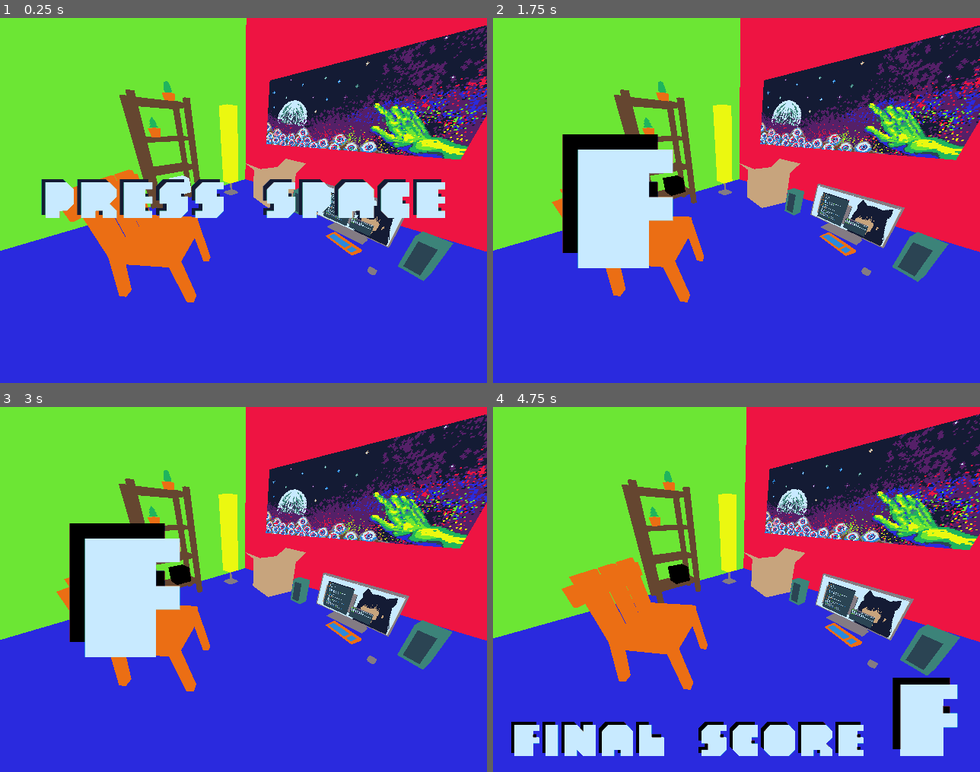
Above: before the commit, frames 1-4 (two rows, left to right).
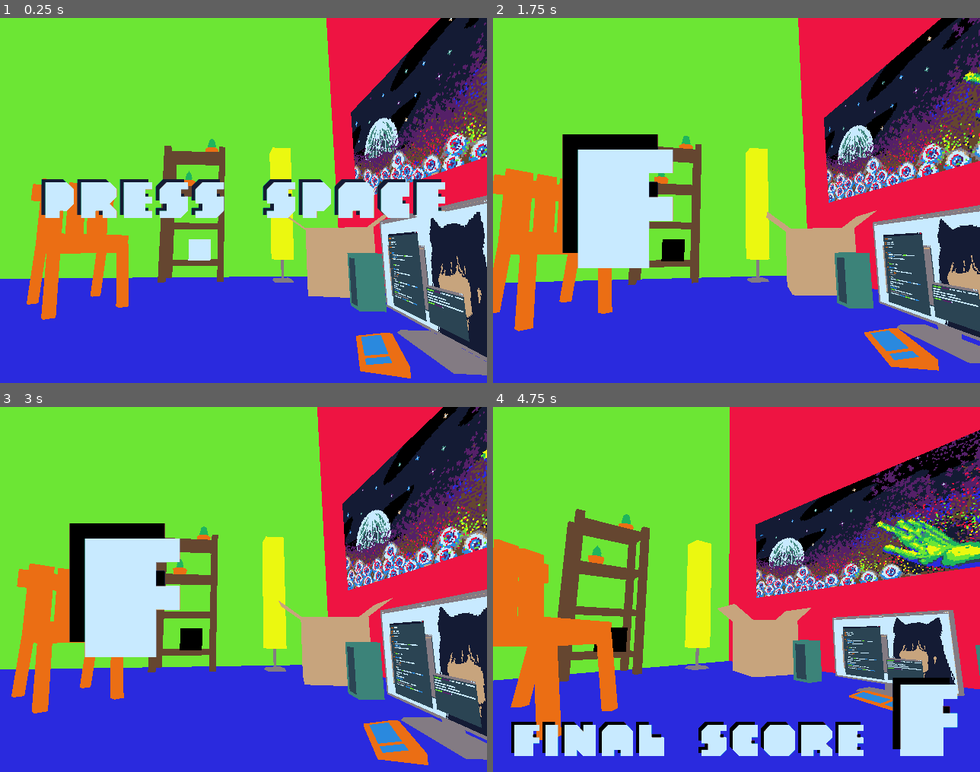
Above: after the commit, the same moments.

Repository: eliseSchultz/rhythm-cube
Game: Godot game, scene res://scenes/Global.tscn
Same seed, same stepped clock (60 frames per second), same inputs: the game is played once before the commit and once after it. Sound files missing from this copy of the repository are replaced by a short silence.
Inputs (mouse positions are in pixels of both pictures, inside the frame that each line leads up to):
- Up to frame 1 (0.25 s): no input
- Up to frame 2 (1.75 s): tap Space at 0.5 s; move the mouse to (843, 182) at 0.52 s; hold Right (RIGHT_HIT) 0.53-1.28 s; tap Enter (ui_accept) at 0.6, 0.77, 1.07, 1.35, 1.52 s; click (843, 182) at 0.67 s; move the mouse to (639, 218) at 1.27 s; hold Left (LEFT_HIT) from 1.28 s (still down)
- Up to frame 3 (3 s): tap Enter (ui_accept) at 1.82, 2.1, 2.75, 2.85 s; move the mouse to (292, 509) at 2.02 s; release Left (LEFT_HIT) at 2.03 s; hold Right (RIGHT_HIT) from 2.03 s (still down); move the mouse to (219, 662) at 2.77 s; click (219, 662) at 2.92 s
- Up to frame 4 (4.75 s): tap Enter (ui_accept) at 3.02, 3.32, 3.6, 3.77, 4.07, 4.35, 4.52 s; move the mouse to (882, 644) at 3.52 s; release Right (RIGHT_HIT) at 3.53 s; hold Left (LEFT_HIT) from 3.53 s (still down); move the mouse to (590, 534) at 4.27 s

The runs differ from the first frame. In frame 1, 45% of the frame differs, in the area x 0-100%, y 0-99%; in frame 2, 45%; in frame 3, 45%; in frame 4, 48%, in the area x 0-100%, y 0-92%.

Commit message:
camera changes

Diff:
--- a/scenes/Global.tscn
+++ b/scenes/Global.tscn
@@ -24,6 +24,9 @@
 
 [node name="MainMenu" parent="Viewport" instance=ExtResource( 4 )]
 
+[node name="Camera" parent="Viewport/MainMenu/MainMenuVP" index="1"]
+transform = Transform( 0.0691297, 0.16388, 0.984055, 7.1806e-09, 0.986415, -0.164273, -0.997608, 0.0113561, 0.0681905, -1.99891, 1.33994, -3.71332 )
+
 [node name="MainMenuVP" parent="Viewport/MainMenu" instance=ExtResource( 2 )]
 
 [node name="BeatPlayer" parent="Viewport/MainMenu" instance=ExtResource( 5 )]
--- a/scenes/MainMenuVP.tscn
+++ b/scenes/MainMenuVP.tscn
@@ -20,6 +20,134 @@
 [sub_resource type="Environment" id=12]
 ambient_light_color = Color( 1, 1, 1, 1 )
 
+[sub_resource type="Animation" id=43]
+resource_name = "New Anim"
+length = 5.0
+loop = true
+tracks/0/type = "bezier"
+tracks/0/path = NodePath(".:translation:x")
+tracks/0/interp = 1
+tracks/0/loop_wrap = true
+tracks/0/imported = false
+tracks/0/enabled = true
+tracks/0/keys = {
+"points": PoolRealArray( -1.99891, -0.25, 0, 0.25, 0, -2.27384, -0.25, 0, 0.25, 0, -3.31964, -0.25, 0, 0.25, 0, -4.11479, -0.25, 0, 0.25, 0, -2.44094, -0.25, 0, 0.25, 0, -1.99891, -0.25, 0, 0.25, 0 ),
+"times": PoolRealArray( 0, 1, 2, 3, 4, 5 )
+}
+tracks/1/type = "bezier"
+tracks/1/path = NodePath(".:translation:y")
+tracks/1/interp = 1
+tracks/1/loop_wrap = true
+tracks/1/imported = false
+tracks/1/enabled = true
+tracks/1/keys = {
+"points": PoolRealArray( 1.33994, -0.25, 0, 0.25, 0, 1.33994, -0.25, 0, 0.25, 0, 1.25606, -0.25, 0, 0.25, 0, 1.1, -0.25, 0, 0.25, 0, 1.98008, -0.25, 0, 0.25, 0, 1.33994, -0.25, 0, 0.25, 0 ),
+"times": PoolRealArray( 0, 1, 2, 3, 4, 5 )
+}
+tracks/2/type = "bezier"
+tracks/2/path = NodePath(".:translation:z")
+tracks/2/interp = 1
+tracks/2/loop_wrap = true
+tracks/2/imported = false
+tracks/2/enabled = true
+tracks/2/keys = {
+"points": PoolRealArray( -3.71332, -0.25, 0, 0.25, 0, -2.72105, -0.25, 0, 0.25, 0, -2.46708, -0.25, 0, 0.25, 0, -3.3725, -0.25, 0, 0.25, 0, -2.68474, -0.25, 0, 0.25, 0, -3.71332, -0.25, 0, 0.25, 0 ),
+"times": PoolRealArray( 0, 1, 2, 3, 4, 5 )
+}
+tracks/3/type = "bezier"
+tracks/3/path = NodePath(".:rotation_degrees:x")
+tracks/3/interp = 1
+tracks/3/loop_wrap = true
+tracks/3/imported = false
+tracks/3/enabled = true
+tracks/3/keys = {
+"points": PoolRealArray( 9.455, -0.25, 0, 0.25, 0, 9.455, -0.25, 0, 0.25, 0, 9.455, -0.25, 0, 0.25, 0, 9.455, -0.25, 0, 0.25, 0, -43.866, -0.25, 0, 0.25, 0, 9.455, -0.25, 0, 0.25, 0 ),
+"times": PoolRealArray( 0, 1, 2, 3, 4, 5 )
+}
+tracks/4/type = "bezier"
+tracks/4/path = NodePath(".:rotation_degrees:y")
+tracks/4/interp = 1
+tracks/4/loop_wrap = true
+tracks/4/imported = false
+tracks/4/enabled = true
+tracks/4/keys = {
+"points": PoolRealArray( 86.036, -0.25, 0, 0.25, 0, 48.295, -0.25, 0, 0.25, 0, 40.999, -0.25, 0, 0.25, 0, -15.997, -0.25, 0, 0.25, 0, 39.788, -0.25, 0, 0.25, 0, 86.036, -0.25, 0, 0.25, 0 ),
+"times": PoolRealArray( 0, 1, 2, 3, 4, 5 )
+}
+tracks/5/type = "bezier"
+tracks/5/path = NodePath(".:rotation_degrees:z")
+tracks/5/interp = 1
+tracks/5/loop_wrap = true
+tracks/5/imported = false
+tracks/5/enabled = true
+tracks/5/keys = {
+"points": PoolRealArray( 4.17084e-07, -0.25, 0, 0.25, 0, 4.17084e-07, -0.25, 0, 0.25, 0, 4.17084e-07, -0.25, 0, 0.25, 0, 4.17084e-07, -0.25, 0, 0.25, 0, 0, -0.25, 0, 0.25, 0, 4.17084e-07, -0.25, 0, 0.25, 0 ),
+"times": PoolRealArray( 0, 1, 2, 3, 4, 5 )
+}
+
+[sub_resource type="Animation" id=44]
+length = 0.001
+tracks/0/type = "bezier"
+tracks/0/path = NodePath(".:translation:x")
+tracks/0/interp = 1
+tracks/0/loop_wrap = true
+tracks/0/imported = false
+tracks/0/enabled = true
+tracks/0/keys = {
+"points": PoolRealArray( -1.99891, -0.25, 0, 0.25, 0 ),
+"times": PoolRealArray( 0 )
+}
+tracks/1/type = "bezier"
+tracks/1/path = NodePath(".:translation:y")
+tracks/1/interp = 1
+tracks/1/loop_wrap = true
+tracks/1/imported = false
+tracks/1/enabled = true
+tracks/1/keys = {
+"points": PoolRealArray( 1.33994, -0.25, 0, 0.25, 0 ),
+"times": PoolRealArray( 0 )
+}
+tracks/2/type = "bezier"
+tracks/2/path = NodePath(".:translation:z")
+tracks/2/interp = 1
+tracks/2/loop_wrap = true
+tracks/2/imported = false
+tracks/2/enabled = true
+tracks/2/keys = {
+"points": PoolRealArray( -3.71332, -0.25, 0, 0.25, 0 ),
+"times": PoolRealArray( 0 )
+}
+tracks/3/type = "bezier"
+tracks/3/path = NodePath(".:rotation_degrees:x")
+tracks/3/interp = 1
+tracks/3/loop_wrap = true
+tracks/3/imported = false
+tracks/3/enabled = true
+tracks/3/keys = {
+"points": PoolRealArray( 9.455, -0.25, 0, 0.25, 0 ),
+"times": PoolRealArray( 0 )
+}
+tracks/4/type = "bezier"
+tracks/4/path = NodePath(".:rotation_degrees:y")
+tracks/4/interp = 1
+tracks/4/loop_wrap = true
+tracks/4/imported = false
+tracks/4/enabled = true
+tracks/4/keys = {
+"points": PoolRealArray( 86.036, -0.25, 0, 0.25, 0 ),
+"times": PoolRealArray( 0 )
+}
+tracks/5/type = "bezier"
+tracks/5/path = NodePath(".:rotation_degrees:z")
+tracks/5/interp = 1
+tracks/5/loop_wrap = true
+tracks/5/imported = false
+tracks/5/enabled = true
+tracks/5/keys = {
+"points": PoolRealArray( 4.17084e-07, -0.25, 0, 0.25, 0 ),
+"times": PoolRealArray( 0 )
+}
+
 [sub_resource type="SpatialMaterial" id=6]
 albedo_color = Color( 0.92549, 0.435294, 0.0823529, 1 )
 
@@ -37,7 +165,12 @@
 [sub_resource type="SpatialMaterial" id=8]
 albedo_color = Color( 0.92549, 0.435294, 0.0823529, 1 )
 
+[sub_resource type="ShaderMaterial" id=45]
+
 [sub_resource type="SpatialMaterial" id=20]
+albedo_color = Color( 0.784314, 0.647059, 0.494118, 1 )
+
+[sub_resource type="SpatialMaterial" id=46]
 albedo_color = Color( 0.784314, 0.647059, 0.494118, 1 )
 
 [sub_resource type="CubeMesh" id=10]
@@ -133,12 +266,13 @@
 environment = SubResource( 12 )
 
 [node name="Camera" type="Camera" parent="."]
-transform = Transform( 0.707107, -0.298836, 0.640857, 0, 0.906308, 0.422618, -0.707107, -0.298836, 0.640857, -2.7, 2, -2.7 )
+transform = Transform( 0.0691297, 0.16388, 0.984055, 7.1806e-09, 0.986415, -0.164273, -0.997608, 0.0113561, 0.0681905, -1.99891, 1.33994, -3.71332 )
 current = true
-fov = 100.0
-
-[node name="Pulse" type="Timer" parent="Camera"]
-wait_time = 0.05
+fov = 68.0
+
+[node name="AnimationPlayer" type="AnimationPlayer" parent="Camera"]
+"anims/New Anim" = SubResource( 43 )
+anims/RESET = SubResource( 44 )
 
 [node name="Camera2" type="Camera" parent="."]
 transform = Transform( 1, 2.98023e-08, -1.19209e-07, -2.98023e-08, 1, 0, 1.19209e-07, 3.55271e-15, 1, -3.409, 1.882, -3.219 )
@@ -169,13 +303,13 @@
 skeleton = NodePath("../CardboardBox")
 
 [node name="CardboardBox" type="MeshInstance" parent="."]
-transform = Transform( 0.629211, 0, 1.89845, 0, 2, 0, -1.89845, 0, 0.629211, -4.08001, 1.00595, -4.79788 )
+transform = Transform( 0.629211, 0, 1.89845, 0, 2, 0, -1.89845, 0, 0.629211, -4.08, 1.015, -4.798 )
 mesh = ExtResource( 4 )
 skeleton = NodePath("../StaticBody/Floor")
 material/0 = SubResource( 8 )
-material/1 = null
+material/1 = SubResource( 45 )
 material/2 = SubResource( 20 )
-material/3 = null
+material/3 = SubResource( 46 )
 
 [node name="cube" type="MeshInstance" parent="."]
 transform = Transform( 0.1, 0, 0, 0, 0.1, 0, 0, 0, 0.1, -4.74145, 1.29739, -3.47431 )
@@ -271,7 +405,7 @@
 texture = ExtResource( 15 )
 
 [node name="keyboard" type="MeshInstance" parent="TV"]
-transform = Transform( 0.972897, 0, -0.231239, 0, 1, 0, 0.231239, 0, 0.972897, 0.0867572, 0, -0.233078 )
+transform = Transform( 0.972897, 0, -0.231239, 0, 1, 0, 0.231239, 0, 0.972897, 0.0867577, 0.00908172, -0.233078 )
 mesh = ExtResource( 16 )
 material/0 = SubResource( 33 )
 material/1 = SubResource( 34 )
@@ -295,7 +429,7 @@
 physics_material_override = SubResource( 42 )
 
 [node name="Floor" type="MeshInstance" parent="StaticBody"]
-transform = Transform( 3, 0, 0, 0, 1, 0, 0, 0, 3, -3, 0, -3 )
+transform = Transform( 3, 0, 0, 0, 1, 0, 0, 0, 3, -3.01802, 0.00810099, -3.00699 )
 mesh = SubResource( 1 )
 skeleton = NodePath("../..")
 material/0 = SubResource( 2 )
@@ -324,5 +458,8 @@
 transform = Transform( 3, 0, 0, 0, 3, 0, 0, 0, 1, -3, 3, -6 )
 shape = SubResource( 41 )
 
-[connection signal="timeout" from="Camera/Pulse" to="." method="_on_Pulse_timeout"]
+[node name="Camera3" type="Camera" parent="."]
+transform = Transform( 0.700598, -0.713556, -3.11905e-08, 0, -4.37114e-08, 1, -0.713556, -0.700598, -3.06241e-08, -3.71607, 2.46927, -3.69564 )
+fov = 100.0
+
 [connection signal="input_event" from="SodaCan" to="." method="_on_SodaCan_input_event"]
--- a/scenes/ShaderTest.tscn
+++ b/scenes/ShaderTest.tscn
@@ -13,6 +13,8 @@
 viewport_path = NodePath("Viewport")
 
 [sub_resource type="Environment" id=3]
+ambient_light_color = Color( 0.117647, 0.117647, 0.117647, 1 )
+ssao_bias = 0.001
 
 [sub_resource type="SphereMesh" id=1]
 
@@ -58,8 +60,10 @@
 material/0 = SubResource( 11 )
 
 [node name="DirectionalLight" type="DirectionalLight" parent="Viewport/Spatial"]
-transform = Transform( 0.949861, 0.306162, 0.0634713, -0.0762227, 0.0298623, 0.996644, 0.303239, -0.951511, 0.0517016, -2.78395, 4.74681, -0.198405 )
+transform = Transform( 0.9031, 0.269651, -0.334215, 0.192236, 0.442084, 0.876132, 0.384001, -0.855483, 0.347409, -2.18112, 4.74681, 2.09292 )
 shadow_enabled = true
+shadow_reverse_cull_face = true
+editor_only = true
 
 [node name="MeshInstance2" type="MeshInstance" parent="Viewport/Spatial"]
 transform = Transform( 3, 0, 0, 0, 1, 0, 0, 0, 3, 0, -1.07432, 0 )
@@ -67,13 +71,13 @@
 material/0 = null
 
 [node name="MeshInstance3" type="MeshInstance" parent="Viewport/Spatial"]
-transform = Transform( 0.983612, 0, -0.180296, 0, 1, 0, 0.180296, 0, 0.983612, 0, 0, -1.23399 )
+transform = Transform( 0.983612, 0, -0.180296, 0, 1, 0, 0.180296, 0, 0.983612, 0, -0.069483, -1.23399 )
 mesh = ExtResource( 3 )
 material/0 = SubResource( 8 )
 material/1 = SubResource( 9 )
 
 [node name="MeshInstance4" type="MeshInstance" parent="Viewport/Spatial"]
-transform = Transform( 0.983612, 0, -0.180296, 0, 1, 0, 0.180296, 0, 0.983612, -1, 0, -1.23399 )
+transform = Transform( 0.983612, 0, -0.180296, 0, 1, 0, 0.180296, 0, 0.983612, -1, -0.0798248, -1.23399 )
 mesh = ExtResource( 2 )
 skeleton = NodePath("../MeshInstance3")
 material/0 = SubResource( 10 )
--- a/scripts/Global.gd
+++ b/scripts/Global.gd
@@ -16,7 +16,7 @@
 		get_tree().change_scene("res://scenes/Quote2D.tscn");
 	if(!$Viewport/MainMenu/BeatPlayer.playing && Input.is_action_just_pressed("ui_accept") && !is_end_game):
 		startedPlayer = true
-		$Viewport/MainMenu.start_playing()
+		$Viewport/MainMenu.start_playing($Viewport/MainMenu/BeatPlayer.sec_per_beat)
 		$Viewport/MainMenu/BeatPlayer.play_from_beat(0,0)
 	if(startedPlayer && !$Viewport/MainMenu/BeatPlayer.playing):
 		$Viewport/MainMenu.end_game()
--- a/scripts/MainMenu.gd
+++ b/scripts/MainMenu.gd
@@ -35,12 +35,13 @@
 		$MainMenuVP/WorldEnvironment.environment.ambient_light_color = Color("aaaaaa")
 
 
-func start_playing():
+func start_playing(sec_per_beat):
 	$MainMenuVP.start_playing()
 	$PressSpace.visible = false;
 	$PressSpaceBG.visible = false;
 	$FBG.visible = true
 	$F.visible = true
+	$MainMenuVP/Camera/AnimationPlayer.playback_speed = 1 / sec_per_beat
 
 func end_game():
 	if(score >= 930):
@@ -138,8 +139,3 @@
 	$MainMenuVP.spawn_sodacan()
 	score += 30
 	$SodaCanSprite.visible = false;
-
-
-
-func _on_MainMenuVP_camera_turn(strHexColor):
-	$PressSpace.modulate = Color(strHexColor)
--- a/scripts/MainMenuVP.gd
+++ b/scripts/MainMenuVP.gd
@@ -18,24 +18,12 @@
 # Called when the node enters the scene tree for the first time.
 func _ready():
 	randomize()
-	$Camera.translation = Vector3(-2.7, 2, -2.7)
-	$Camera.rotation_degrees = Vector3(-25,45,0)
 	$Camera.make_current()
 	cubeMaterial = $cube.get_surface_material(0)
 
 
 # Called every frame. 'delta' is the elapsed time since the previous frame.
 func _process(delta):
-	if(before_start):
-		$Camera.rotate_y(delta * cameraSpeed * cameraMove)
-		if($Camera.rotation_degrees.y > 50 and cameraMove > 0):
-			cameraMove = cameraMove * -1
-			emit_signal("camera_turn", colors[randi() % 16])
-		if($Camera.rotation_degrees.y < 40 and cameraMove < 0):
-			cameraMove = cameraMove * -1
-			emit_signal("camera_turn", colors[randi() % 16])
-	else:
-		$Camera.rotation_degrees.y = 45
 	if(is_end_camera):
 		camera_end_pan(delta)
 
@@ -47,7 +35,8 @@
 
 func start_playing():
 	before_start = false
-	$Camera.rotation_degrees.y = 45
+	$Camera/AnimationPlayer.play("New Anim")
+	$Camera/AnimationPlayer.playback_speed = 0.3
 
 func camera_pulse(song_position_in_beats, song_position_in_notes):
 	if(song_position_in_notes % 8 == 0):
@@ -68,10 +57,6 @@
 	var child = add_child(sodacan)
 
 
-func _on_Pulse_timeout():
-	$Camera.fov = 25;
-	pass # Replace with function body.
-
 
 func _on_BeatPlayer_note(song_position_in_beats, song_position_in_notes):
 	if(song_position_in_beats == 40):
@@ -84,7 +69,11 @@
 		#camera_pulse(song_position_in_beats, song_position_in_notes)
 	if(song_position_in_notes % 4 == 0):
 		cubeMaterial.albedo_color = Color(colors[song_position_in_notes % 16])
-
+	if(song_position_in_notes % 16 == 0 && !is_end_camera):
+		if($Camera.current):
+			$Camera3.make_current()
+		else:
+			$Camera.make_current()
 	if(song_position_in_notes == 302):
 		move_camera2 = false
 
Binary file changed: assets/sprites/sprites-Recovered.ase
Binary file changed: assets/sprites/wallart.png
Not shown: 1 places in scenes/MainMenuVP.tscn that only renumber resources
